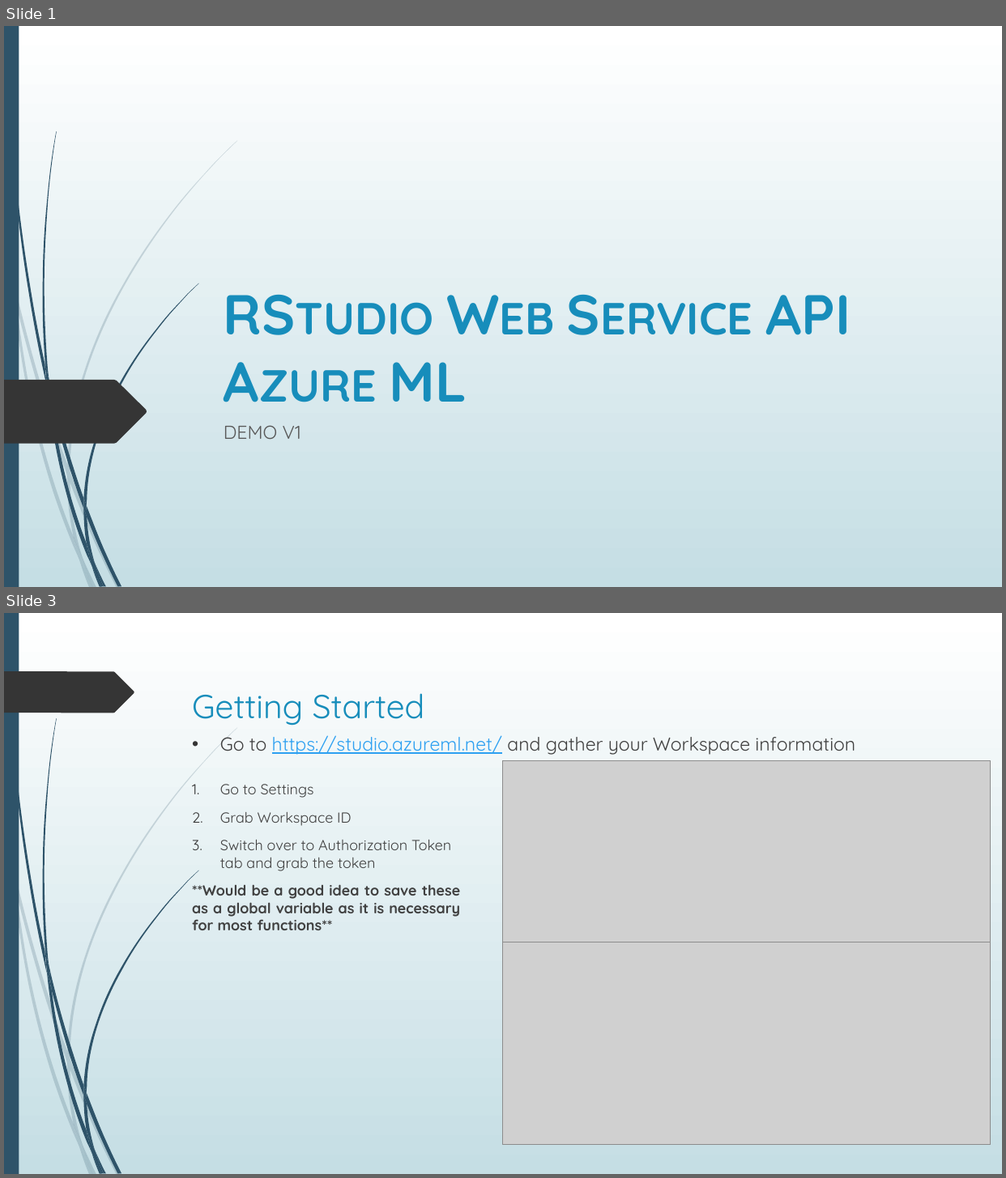
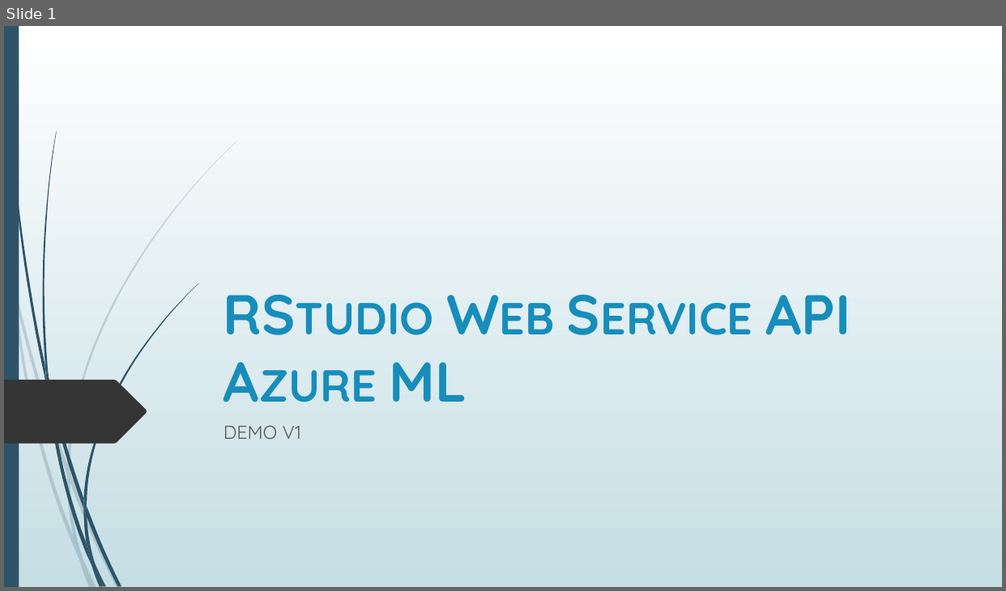
Before and after one commit to Azure/Azure-MachineLearning-ClientLibrary-R, a slide deck: demo/demo walkthrough.pptx. Shown one above the other, each under a label of ours: slides 1 and 3 before the commit, slide 1 after it; the slides between them are not shown. The pictures are 1006x1178 and 1006x591 pixels, drawn with LibreOffice and Linux fonts; fonts in the diff are those of the drawing; grey boxes stand for pictures. Boxes give left, top, right and bottom in pixels: in the first picture for what was removed or moved away, otherwise in the second. Text is boxed around its words. In the diff, an @@ line names an element or a change of style, - is before the commit and + after.

```diff
--- a/demo/demo walkthrough.pptx
+++ b/demo/demo walkthrough.pptx
@@ slide 3 removed at (4, 613, 1002, 1174), background gradient #FFFFFF to #C5DEE5; not listed: 23 template elements that a slide beside it also shows @@
@@ freeform shape removed at (4, 671, 134, 713) @@
@@ title removed at (192, 693, 425, 726) @@
-Getting Started
@@ text removed at (220, 735, 855, 755) @@
-• Go to https://studio.azureml.net/ and gather your Workspace information
@@ picture removed at (503, 760, 991, 964) @@
@@ text removed at (192, 784, 460, 931) @@
-1. Go to Settings
-2. Grab Workspace ID
-3. Switch over to Authorization Token tab and grab the token
-**Would be a good idea to save these as a global variable as it is necessary for most functions**
@@ picture removed at (503, 943, 991, 1145) @@
```
Also in this commit, not shown: 1 slide changed, 3 slides added, 5 other slides removed.
